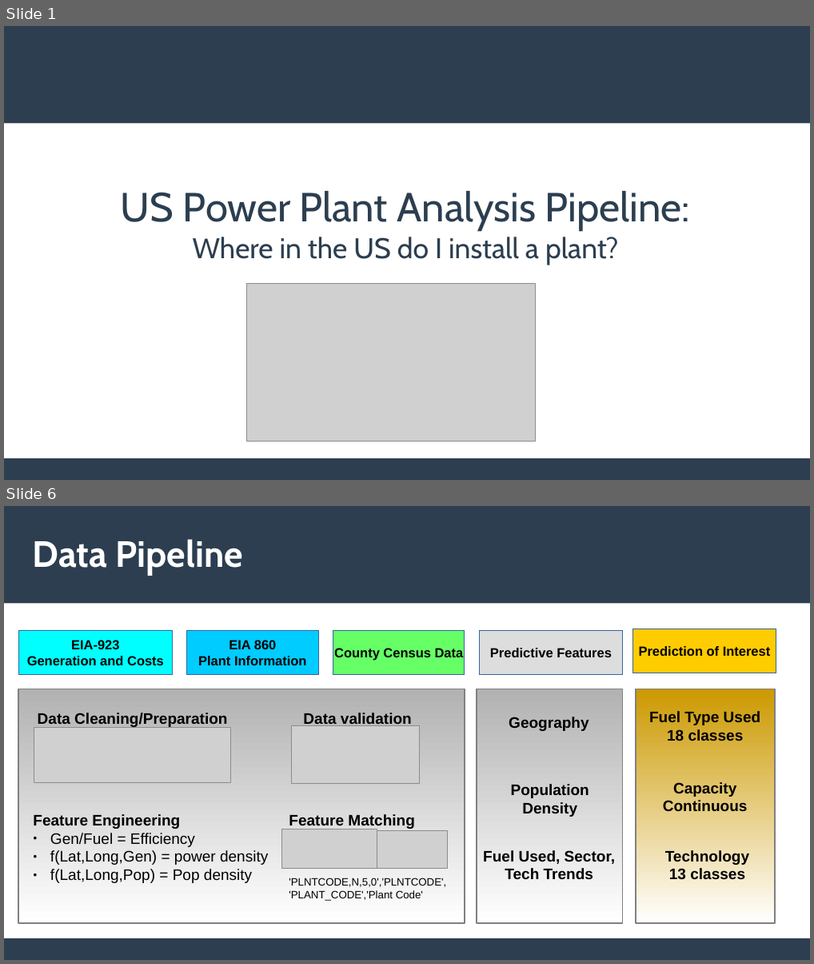
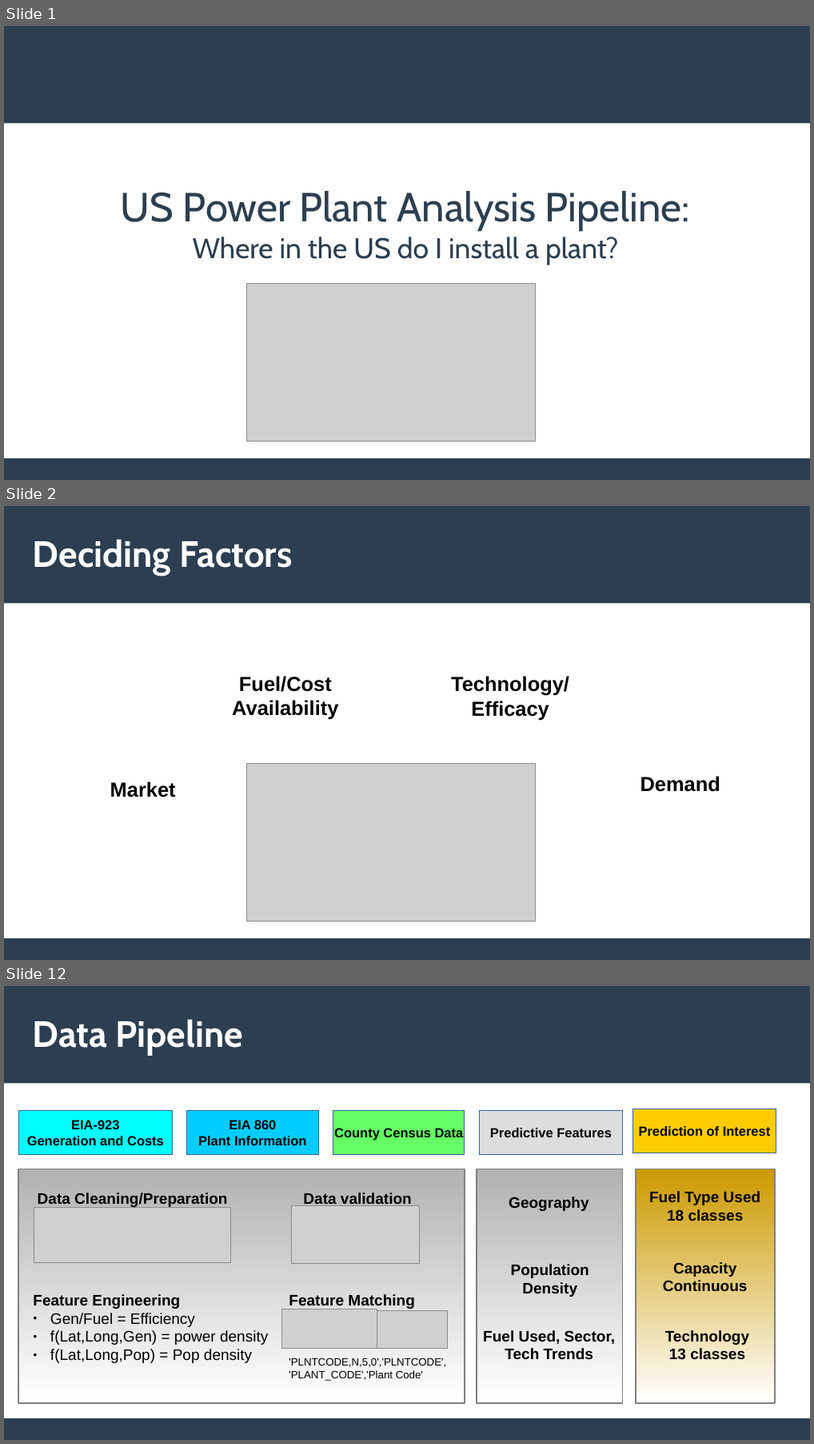
Before and after one commit to riggsb2/US-power-plants, a slide deck: Images/Pitch Presentation.odp. Shown one above the other, each under a label of ours: slides 1 and 6 before the commit, slides 1, 2 and 12 after it; the slides between them are not shown. The pictures are 814x964 and 814x1444 pixels, drawn with LibreOffice and Linux fonts; fonts in the diff are those of the drawing; grey boxes stand for pictures. Boxes give left, top, right and bottom in pixels: in the first picture for what was removed or moved away, otherwise in the second. Text is boxed around its words. In the diff, an @@ line names an element or a change of style, - is before the commit and + after.

```diff
--- a/Images/Pitch Presentation.odp
+++ b/Images/Pitch Presentation.odp
@@ slide 2 added at (x1=4, y1=506, x2=810, y2=960), background #FFFFFF; not listed: 2 template elements that a slide beside it also shows @@
@@ title added at (x1=33, y1=539, x2=293, y2=576), 36 pt, text #FFFFFF, bold @@
+Deciding Factors
@@ text added at (x1=232, y1=676, x2=338, y2=720), 20 pt, text #000000, bold @@
+Fuel/Cost Availability
@@ text added at (x1=451, y1=676, x2=570, y2=720), 20 pt, text #000000, bold @@
+Technology/ Efficacy
@@ picture added at (x1=247, y1=764, x2=536, y2=921) @@
@@ text added at (x1=110, y1=781, x2=176, y2=797), 20 pt, text #000000, bold @@
+Market
@@ text added at (x1=641, y1=776, x2=721, y2=792), 20 pt, text #000000, bold @@
+Demand
@@ what was slide 6 is now slide 12 @@
```
Also in this commit, not shown: 4 slides changed, 6 other slides added, 7 other files.
